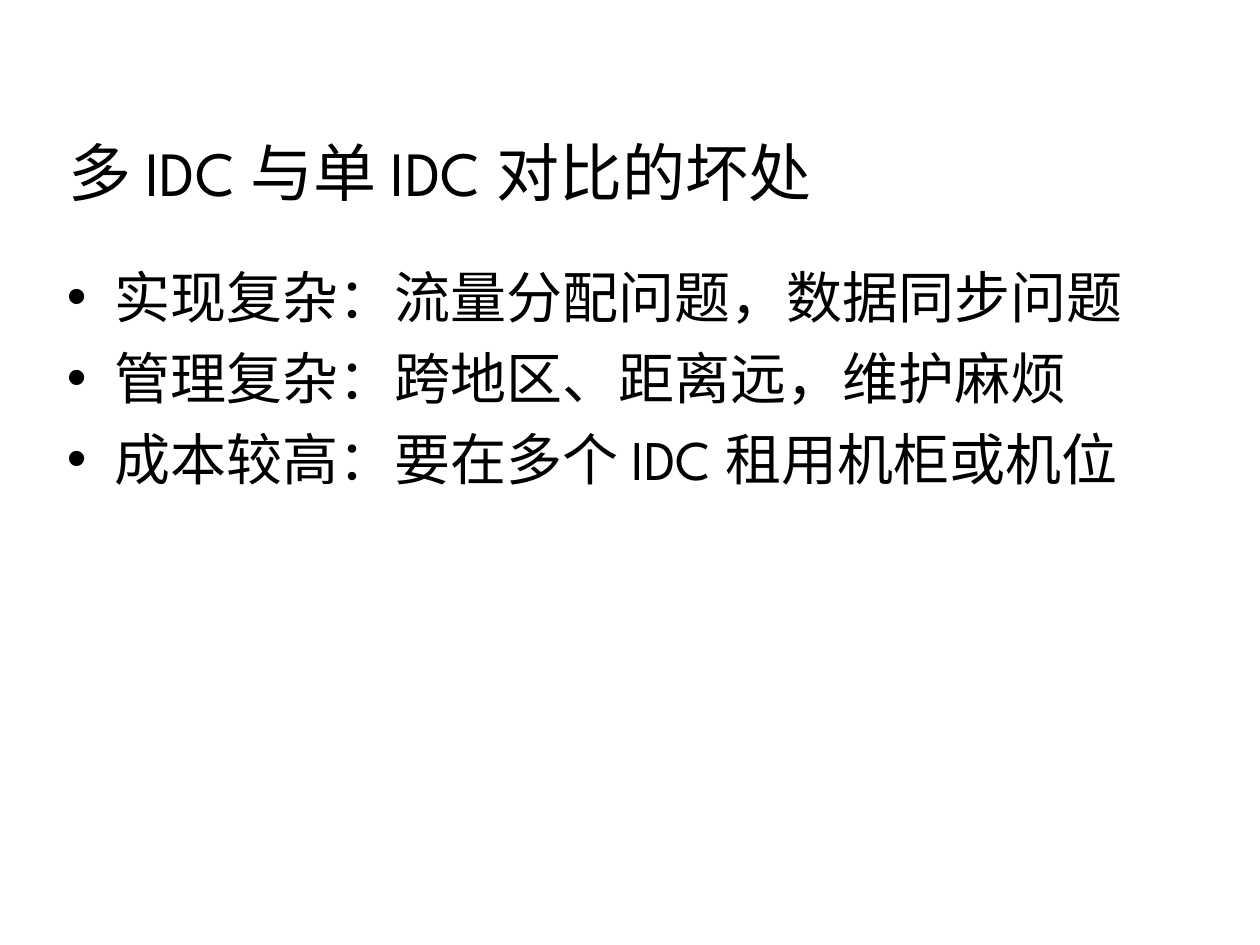
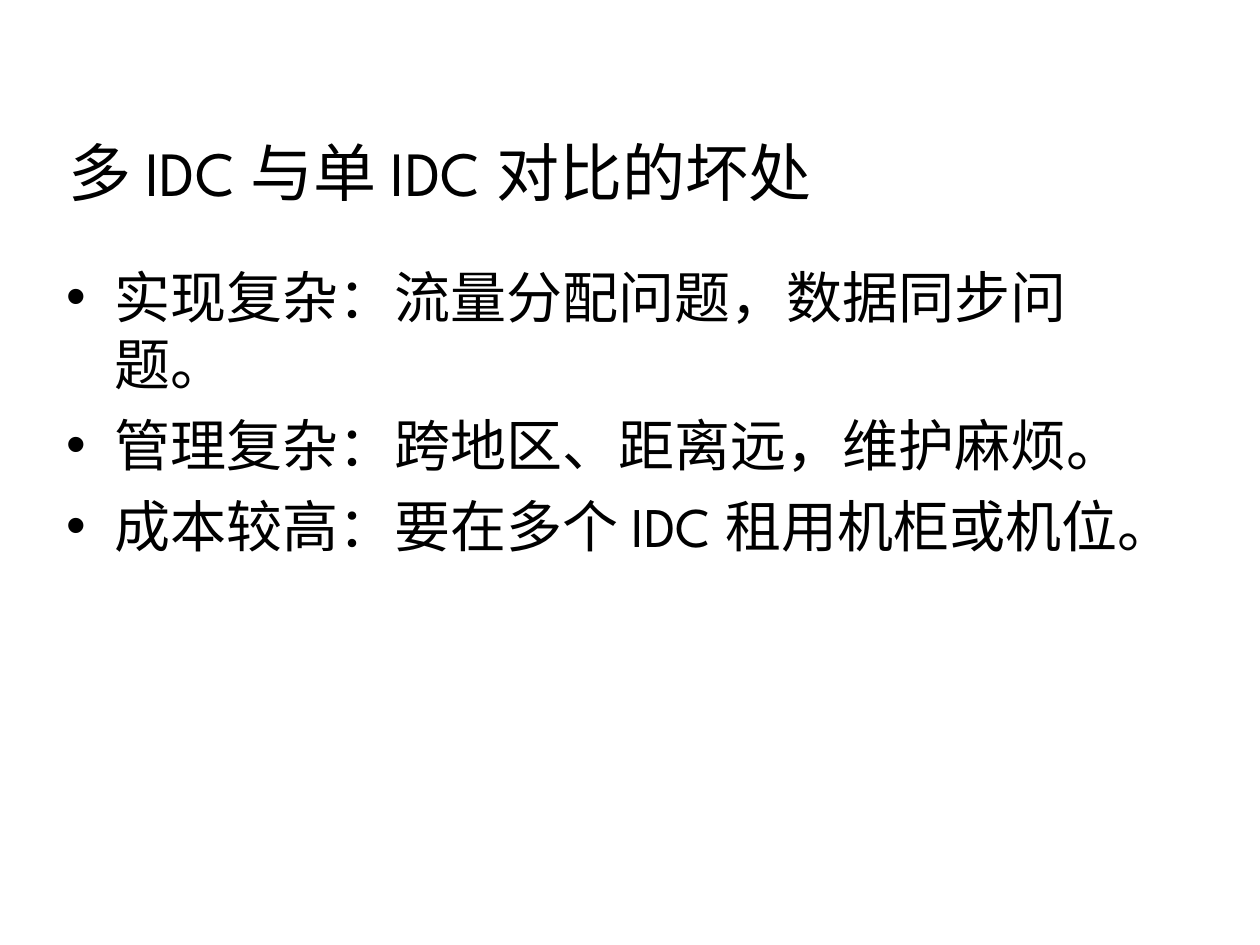
Before and after one commit to 7KjN3mHq/bluedata, a slide deck: slide 6 of system/01总览/架构/网站集群架构.ppt. Drawn at 1260x945 pixels with LibreOffice and Linux fonts; fonts in the diff are those of the drawing; background and template pictures are left out. Boxes give left, top, right and bottom in pixels: in the first picture for what was removed or moved away, otherwise in the second. Text is boxed around its words. In the diff, an @@ line names an element or a change of style, - is before the commit and + after.

```diff
--- a/system/01总览/架构/网站集群架构.ppt
+++ b/system/01总览/架构/网站集群架构.ppt
@@ text at bbox=[114, 270, 1173, 552]: text changed @@
-• 实现复杂：流量分配问题，数据同步问题
-• 管理复杂：跨地区、距离远，维护麻烦
-• 成本较高：要在多个 IDC 租用机柜或机位
+• 实现复杂：流量分配问题，数据同步问题。
+• 管理复杂：跨地区、距离远，维护麻烦。
+• 成本较高：要在多个 IDC 租用机柜或机位。
```
Also in this commit, not shown: 9 other slides changed, 3 slides added, 6 other files.
